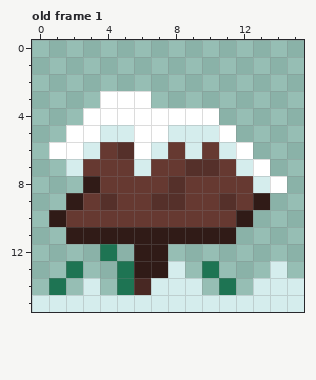
File history of a pixel-art file, Mouse Journey/Assets/Environment/Sign_Start_Level.aseprite. Above: the version before the commit.
16x16 pixels, 1 frame. Shown: old frame 1.
After the commit:
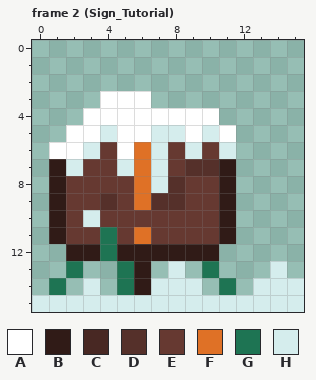
Palette (. is transparent): A #ffffff  B #301b17  C #482823  D #55302a  E #663931  F #df7126  G #1e7453  H #d5eded
A new or re-ordered frame is compared with the old frame closest to it.
Changes in this commit:
{"change": "frames 1 -> 2"}
{"change": "layer \"Layer 4\" added"}
{"where": "frame 2 (Sign_Tutorial) is new; against old frame 1"}
{"frame":2,"y":5,"x":5,"old":"H","new":"A"}
{"frame":2,"y":5,"x":7,"old":"A","new":"H"}
{"frame":2,"y":5,"x":9,"old":"H","new":"A"}
{"frame":2,"y":6,"x":5,"old":"DA","new":"AF"}
{"frame":2,"y":6,"x":12,"old":"A","new":"."}
{"frame":2,"y":7,"x":1,"old":".","new":"B"}
{"frame":2,"y":7,"x":5,"old":"EHE","new":"HFH"}
{"frame":2,"y":7,"x":11,"old":"EHA","new":"B.."}
{"frame":2,"y":8,"x":1,"old":"..B","new":"BEE"}
{"frame":2,"y":8,"x":6,"old":"EE","new":"FH"}
{"frame":2,"y":8,"x":11,"old":"EEHA","new":"B..."}
{"frame":2,"y":9,"x":1,"old":".B","new":"BE"}
{"frame":2,"y":9,"x":6,"old":"E","new":"F"}
{"frame":2,"y":9,"x":11,"old":"DEB","new":"B.."}
{"frame":2,"y":10,"x":3,"old":"E","new":"H"}
{"frame":2,"y":10,"x":11,"old":"EB","new":"B."}
{"frame":2,"y":11,"x":1,"old":".BBBBBBBBB","new":"BEEGEFEEEE"}
{"frame":2,"y":12,"x":2,"old":"..","new":"BB"}
{"frame":2,"y":12,"x":5,"old":".","new":"B"}
{"frame":2,"y":12,"x":8,"old":"...","new":"BBB"}
{"frame":2,"y":13,"x":7,"old":"B","new":"."}
{"frame":2,"y":14,"x":6,"old":"C","new":"B"}
